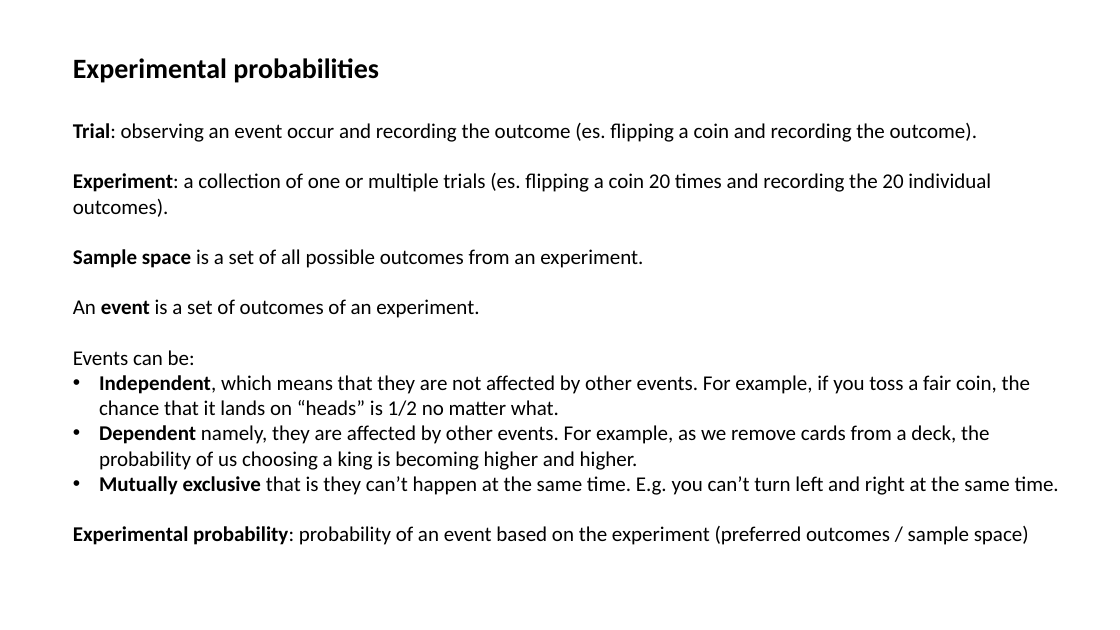
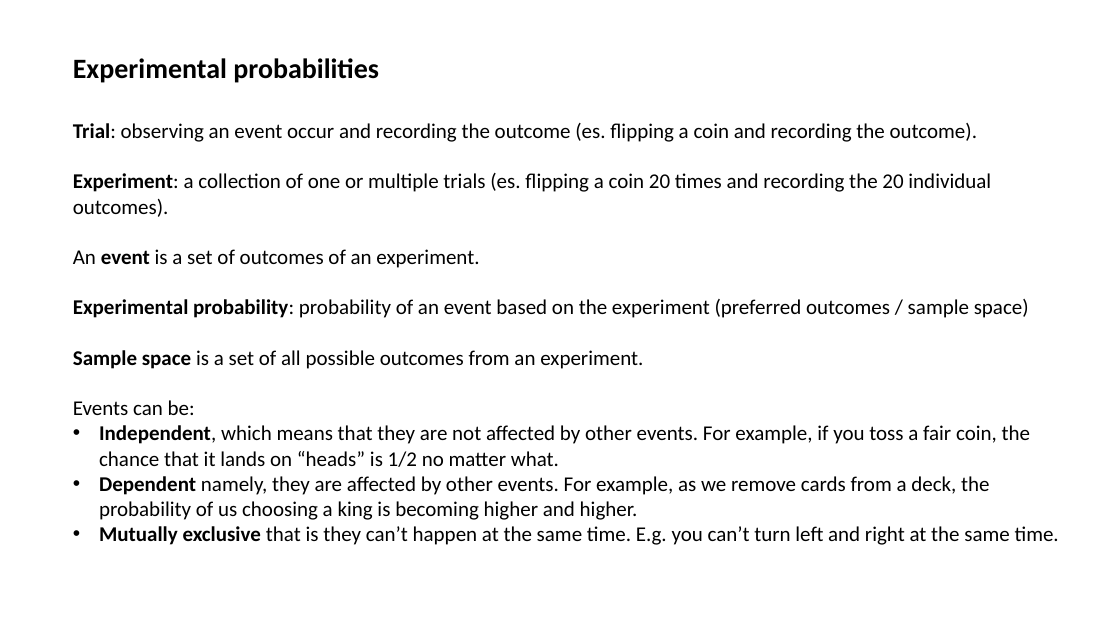
Before and after one commit to MarcoCalbucci/DataAnalytics, a slide deck: slide 5 of Probability_Statistics/Probability_Statistics_intro.pptx (slide 4 before the commit). Drawn at 1120x630 pixels with LibreOffice and Linux fonts; fonts in the diff are those of the drawing. Boxes give left, top, right and bottom in pixels: in the first picture for what was removed or moved away, otherwise in the second. Text is boxed around its words. In the diff, an @@ line names an element or a change of style, - is before the commit and + after.

Commit message:
Probability_Statistics_intro.pptx: aggiunto summary

```diff
--- a/Probability_Statistics/Probability_Statistics_intro.pptx
+++ b/Probability_Statistics/Probability_Statistics_intro.pptx
@@ text at (73, 249, 1029, 318): paragraphs added @@
+An event is a set of outcomes of an experiment.
+Experimental probability: probability of an event based on the experiment (preferred outcomes / sample space)
@@ text at (73, 299, 479, 318): paragraph removed @@
-An event is a set of outcomes of an experiment.
@@ text at (73, 526, 1029, 545): paragraph removed @@
-Experimental probability: probability of an event based on the experiment (preferred outcomes / sample space)
```
Also in this commit, not shown: 2 other slides changed, 2 slides added.
